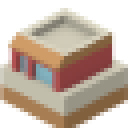
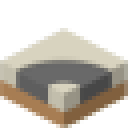
Two versions of the same layered image (128 x 128). Layer-by-layer changes:
added layer "Réteg 16" above "Réteg 15" over [0, 28, 128, 128]
hid "Réteg 7" over [0, 8, 128, 128]
